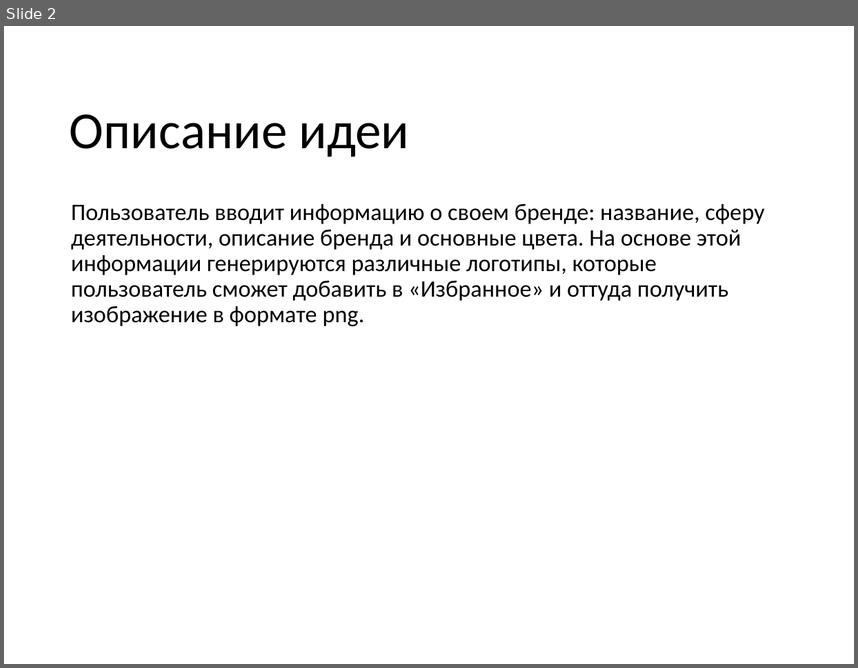
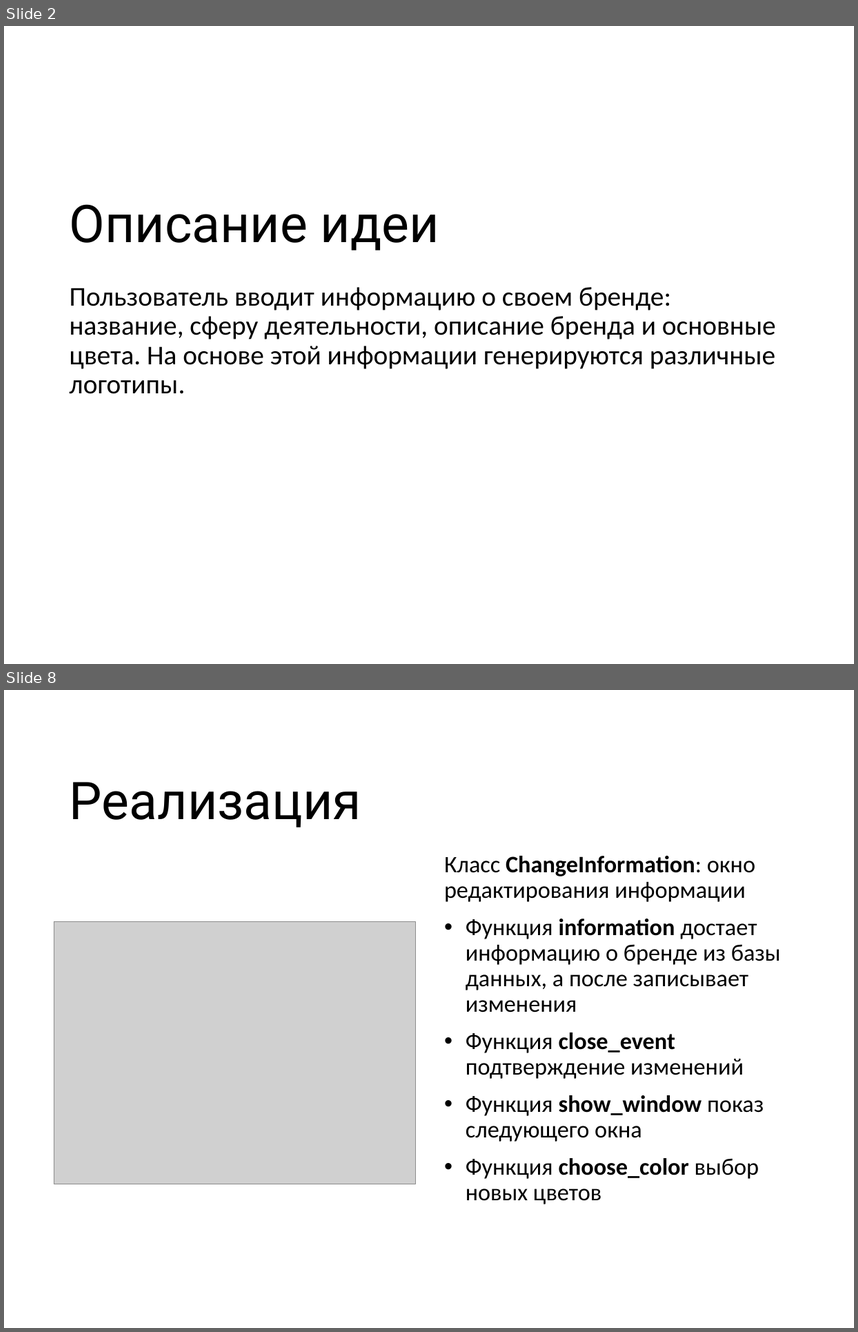
Before and after one commit to paullyaw/logogenerator, a slide deck: Генератор логотипов.pptx. Shown one above the other, each under a label of ours: slide 2 before the commit, slides 2 and 8 after it; the slides between them are not shown. The pictures are 858x668 and 858x1332 pixels, drawn with LibreOffice and Linux fonts; fonts in the diff are those of the drawing; grey boxes stand for pictures; background and template pictures are left out. Boxes give left, top, right and bottom in pixels: in the first picture for what was removed or moved away, otherwise in the second. Text is boxed around its words. In the diff, an @@ line names an element or a change of style, - is before the commit and + after.

```diff
--- a/Генератор логотипов.pptx
+++ b/Генератор логотипов.pptx
@@ slide 8 added at [4,690,854,1328], background picture (left out) @@
@@ title added at [70,782,361,827], 44 pt, text #000000 @@
+Реализация
@@ text added at [444,856,781,1204], 20 pt, text #000000 @@
+Класс ChangeInformation: окно редактирования информации
+• Функция information достает информацию о бренде из базы данных, а после записывает изменения
+• Функция close_event подтверждение изменений
+• Функция show_window показ следующего окна
+• Функция choose_color выбор новых цветов
@@ picture added at [54,922,415,1184] @@
@@ slide 2 changed as well @@
@@ title "Описание идеи": place and size @@
-title "Описание идеи" at [70,114,409,157]
+title "Описание идеи" at [70,204,439,250]
@@ title "Описание идеи" at [70,204,439,250]: font Calibri to Roboto @@
@@ text at [70,287,776,394]: text changed; size 20 to 23 pt @@
-Пользователь вводит информацию о своем бренде: название, сферу деятельности, описание бренда и основные цвета. На основе этой информации генерируются различные логотипы, которые пользователь сможет добавить в «Избранное» и оттуда получить изображение в формате png.
+Пользователь вводит информацию о своем бренде: название, сферу деятельности, описание бренда и основные цвета. На основе этой информации генерируются различные логотипы.
```
Also in this commit, not shown: 2 other slides changed, 5 other slides added, 2 slides removed.
